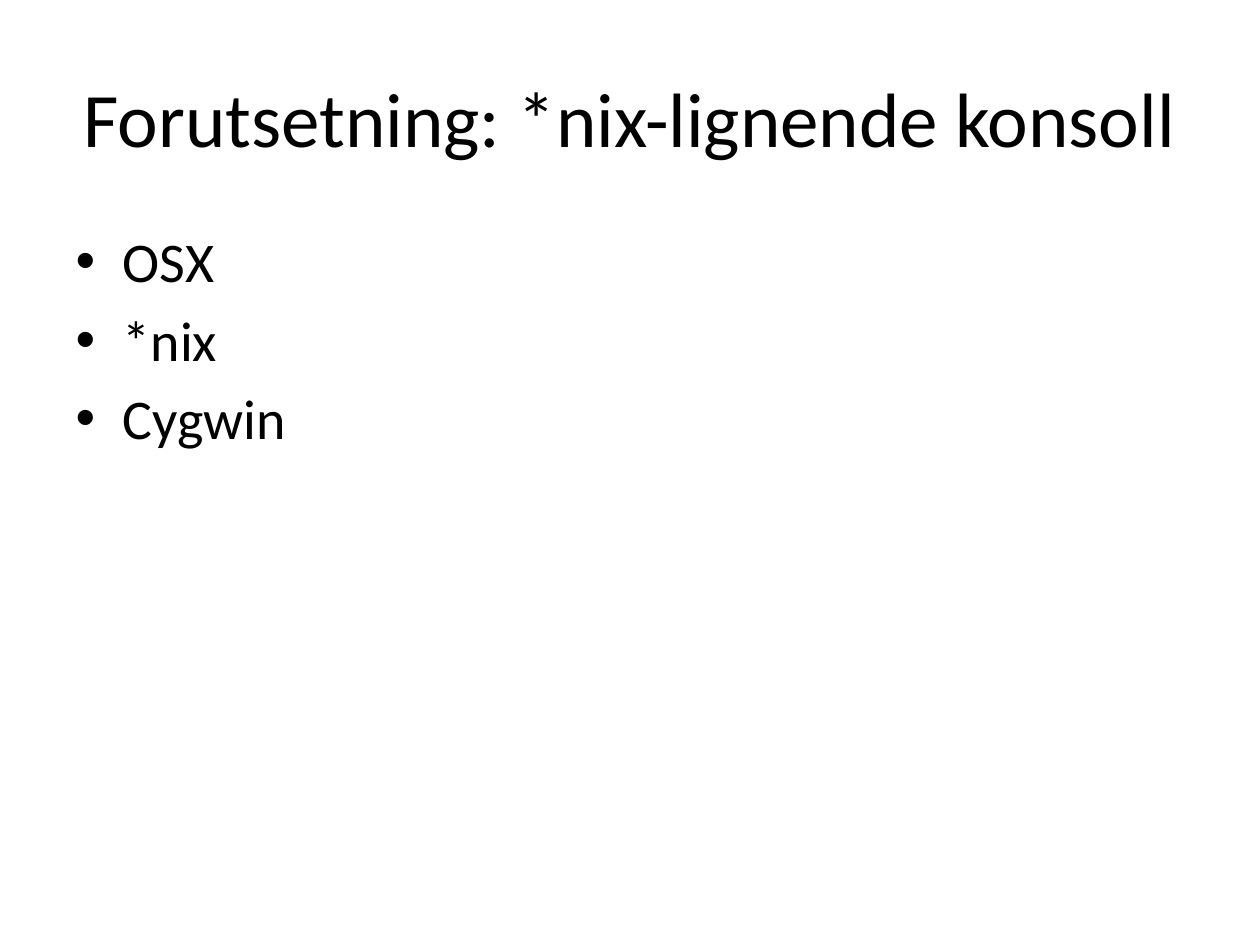
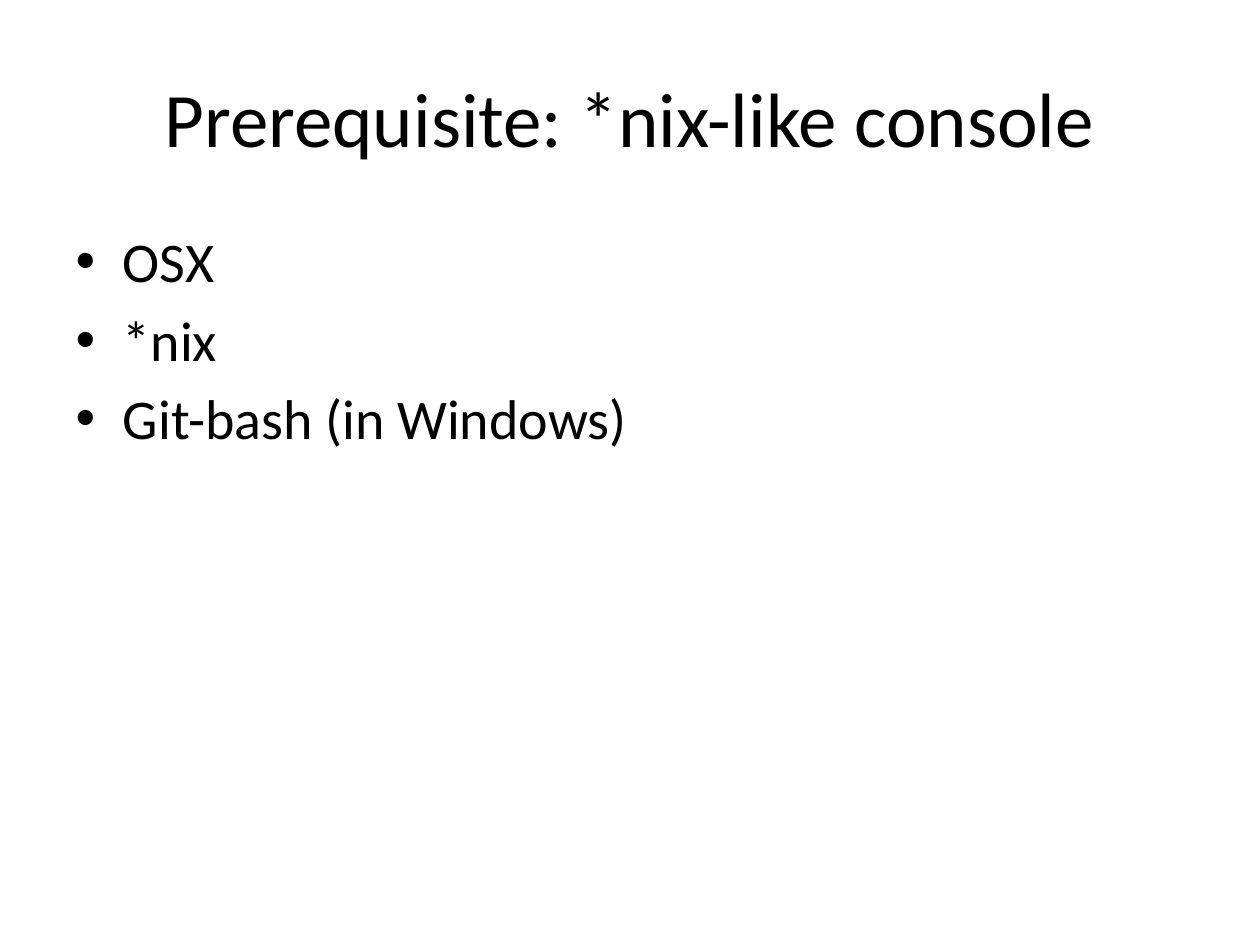
Before and after one commit to anettebgo/nerdschool, a slide deck: slide 2 of 1/shellscripting.pptx. Drawn at 1260x945 pixels with LibreOffice and Linux fonts; fonts in the diff are those of the drawing. Boxes give left, top, right and bottom in pixels: in the first picture for what was removed or moved away, otherwise in the second. Text is boxed around its words. In the diff, an @@ line names an element or a change of style, - is before the commit and + after.

```diff
--- a/1/shellscripting.pptx
+++ b/1/shellscripting.pptx
@@ title at [165,92,1094,160]: text changed @@
-Forutsetning: *nix-lignende konsoll
+Prerequisite: *nix-like console
@@ text at [123,398,626,447]: text changed @@
-• Cygwin
+• Git-bash (in Windows)
```
Also in this commit, not shown: 3 other slides changed, 6 slides added, 8 slides removed.
